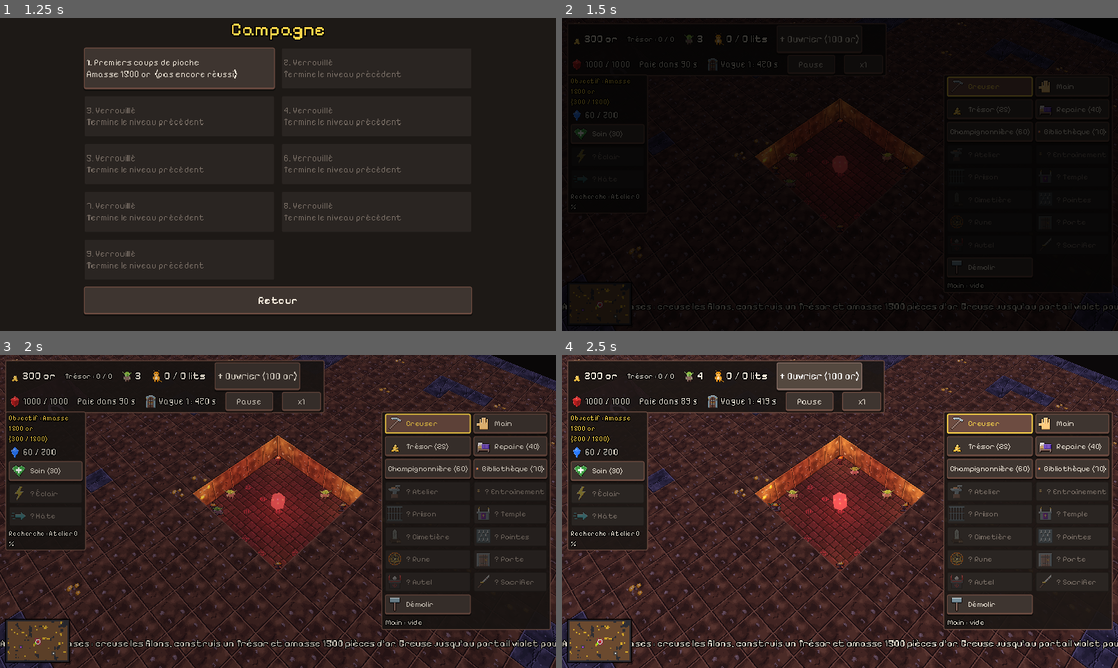
Above: before the commit, frames 1-4 (two rows, left to right).
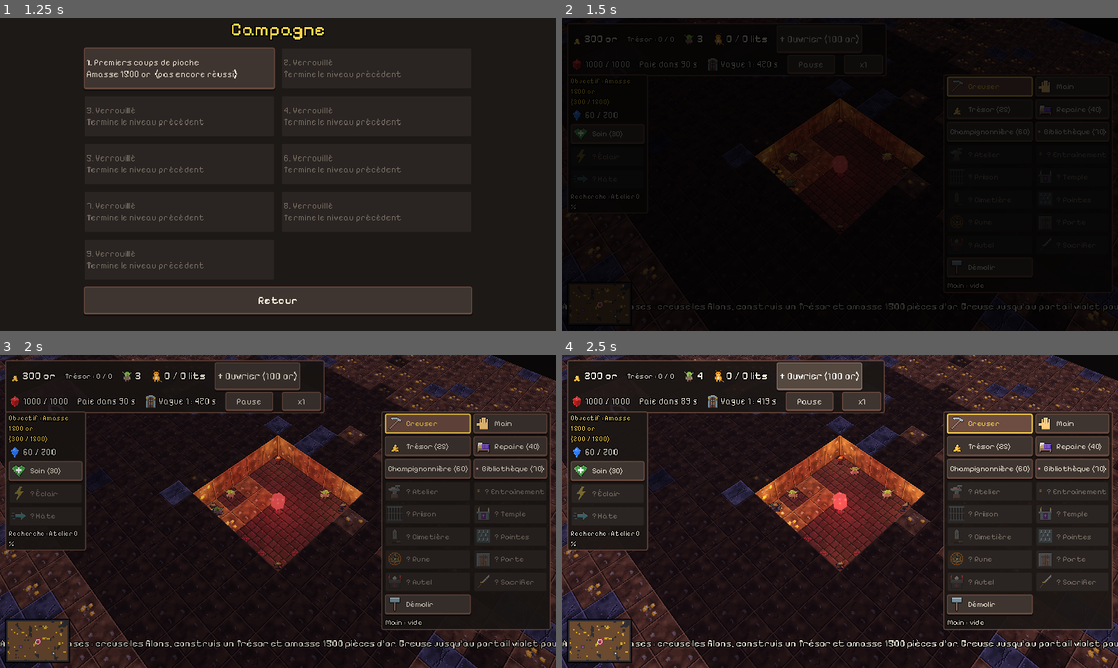
Above: after the commit, the same moments.

Repository: Malinouxi/Android
Game: Godot game, scene res://scenes/menu.tscn
The game is run twice, just before and just after one commit, with the same random seed, the same clock (stepped at 60 frames per second) and the same inputs. Sound files missing from this copy of the repository are replaced by a short silence.
Inputs:
- Up to frame 1 (1.25 s): click "Campagne" at 0.5 s
- Up to frame 2 (1.5 s): click "1. Premiers coups de pioche A…" at 1.25 s
- Up to frame 3 (2 s): no input
- Up to frame 4 (2.5 s): click "+ Ouvrier (100 or)" at 2 s

Frame 1 is identical in both runs. In frame 2, 0.3% of the frame differs, in the area x 1-100%, y 0-99%; in frame 3, 34%; in frame 4, 36%, in the area x 0-100%, y 0-100%.

Commit message:
3D : le toucher vise le mur touché (plus la case de derrière), dessus des murs assombri
Le rayon parti du doigt s'arrête sur le premier mur rencontré (dessus ou
côté) avant le sol : toucher le dessus d'un mur sélectionnait la case
située derrière lui. Le dessus des murs est assombri (TOP_DARKEN), sauf
quand il est marqué à creuser.

Co-Authored-By: Claude Opus 5.5 <noreply@anthropic.com>
Claude-Session: https://claude.ai/code/session_014UMgZZe9Y6JFUoHq8hPeW2

Diff:
--- a/scripts/view_3d.gd
+++ b/scripts/view_3d.gd
@@ -22,6 +22,8 @@
 const CHUNK := 8            ## La carte est découpée en blocs de 8 x 8 cases (voir _rebuild).
 const REBUILD_DELAY := 0.2  ## Au plus 5 reconstructions par seconde.
 const BASE_DISTANCE := 15.0 ## Distance de la caméra au zoom 1.
+## Assombrissement du dessus des murs (0 = comme les côtés, 1 = noir).
+const TOP_DARKEN := 0.5
 const DECORATION_OFFSET := 0.012 ## Les tableaux sont décollés du mur, pour ne pas clignoter.
 
 var map: DungeonMap
@@ -76,13 +78,26 @@
 	return Vector3(map_position.x / TILE, height, map_position.y / TILE)
 
 
-## Le point de l'écran -> le point du sol visé (en pixels de la carte).
+## Le point de l'écran -> le point visé (en pixels de la carte).
+## On suit le rayon qui part du doigt : il s'arrête sur le premier MUR qu'il
+## touche (son dessus ou son côté), sinon sur le sol. (Viser seulement le sol
+## donnait la case de derrière quand on touchait le dessus d'un mur.)
 func screen_to_map(screen_position: Vector2) -> Vector2:
 	var origin := camera.project_ray_origin(screen_position)
 	var direction := camera.project_ray_normal(screen_position)
-	if absf(direction.y) < 0.0001:
+	if direction.y > -0.0001:
 		return target_map()
-	var hit := origin + direction * (-origin.y / direction.y)
+	# On commence là où le rayon descend à la hauteur des murs : rien avant.
+	var point := origin + direction * maxf(0.0, (WALL_HEIGHT - origin.y) / direction.y)
+	var step := direction * 0.04
+	for i in 2000:
+		var cell := Vector2i(floori(point.x), floori(point.z))
+		if point.y <= WALL_HEIGHT and _is_wall(cell):
+			return (Vector2(cell) + Vector2(0.5, 0.5)) * TILE # Le centre du mur touché.
+		if point.y <= 0.0:
+			break
+		point += step
+	var hit := origin + direction * (-origin.y / direction.y) # Le sol.
 	return Vector2(hit.x, hit.z) * TILE
 
 
@@ -348,7 +363,10 @@
 	if map.damage.has(cell) and DungeonMap.DIG_HITS.has(tile):
 		tint = tint.darkened(0.5 * float(map.damage[cell]) / DungeonMap.DIG_HITS[tile])
 	var st := _tool(tools, texture, tint)
-	_flat(st, cell, WALL_HEIGHT)
+	# Le dessus des murs est plus sombre que le sol : on voit mieux le relief.
+	# (Sauf s'il est marqué : le jaune doit bien se voir.)
+	var top_tint := tint if map.marked.has(cell) else tint.darkened(TOP_DARKEN)
+	_flat(_tool(tools, texture, top_tint), cell, WALL_HEIGHT)
 	for direction in DungeonMap.DIRECTIONS:
 		var neighbour: Vector2i = cell + direction
 		if _is_wall(neighbour):
